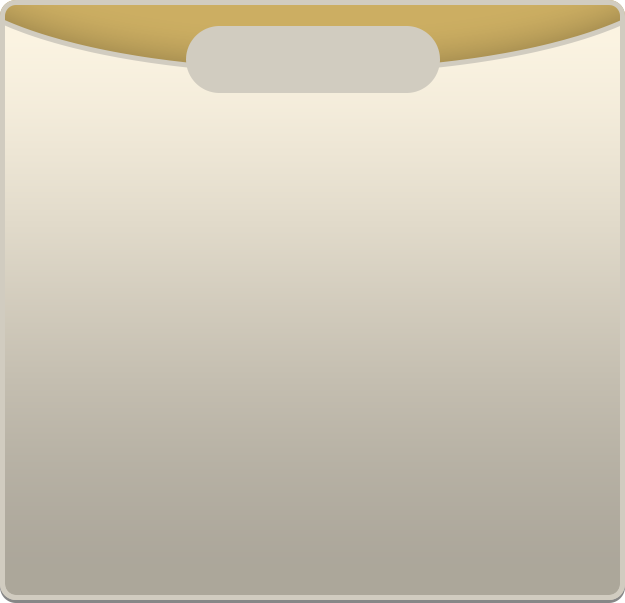
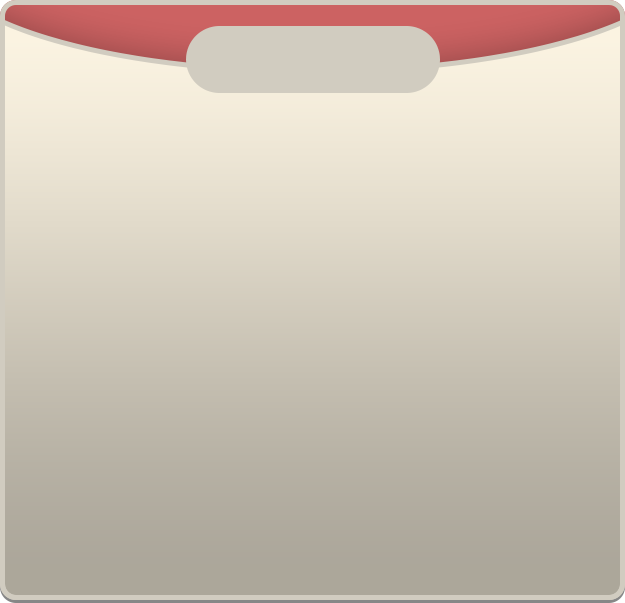
Two versions of the same layered image (w=625, h=603). Layer-by-layer changes:
painted on "Ellipse 1" over (0, 0, 625, 63)
